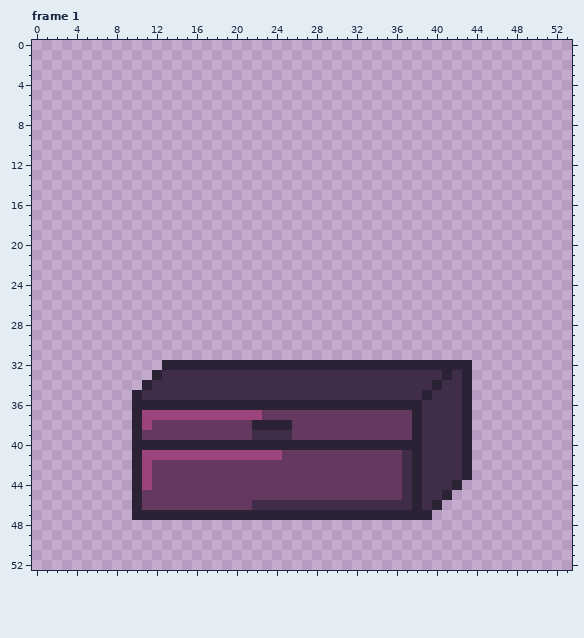
Pixel-art file -- Biogenesis_SNZA/Assets/Sprites/Maps/Props/Taller_khione/cajas.aseprite. The picture above was drawn from the file before the commit.
54x53 pixels, 21 frames. Colours within 5 levels of each other are drawn and written as one. Shown: frame 1. The commit also changed other frames, which this record leaves out.
The same view after the edit:
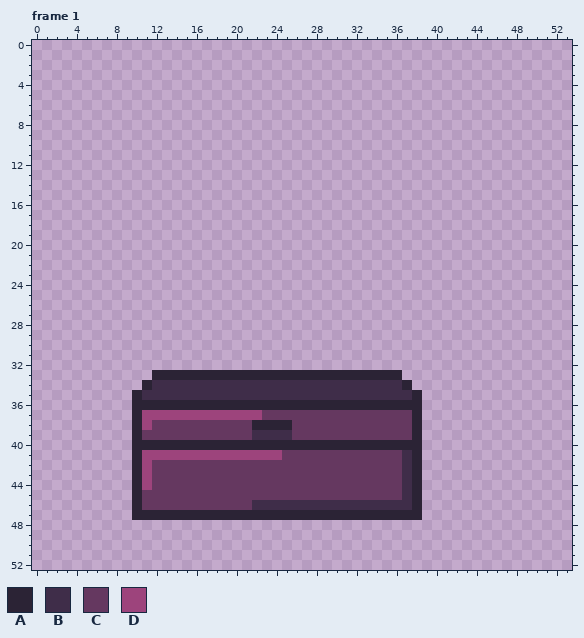
Palette (. is transparent): A #2b2335  B #3f2d49  C #653860  D #9d447c
The exact change:
--- frame 1
@@ x 11..45 @@
 31 ...................................
-32 ..AAAAAAAAAAAAAAAAAAAAAAAAAAAAAAA..
-33 .ABBBBBBBBBBBBBBBBBBBBBBBBBBBBABA..
-34 ABBBBBBBBBBBBBBBBBBBBBBBBBBBBABBA..
-35 BBBBBBBBBBBBBBBBBBBBBBBBBBBBABBBA..
-36 AAAAAAAAAAAAAAAAAAAAAAAAAAAABBBBA..
-37 DDDDDDDDDDDDCCCCCCCCCCCCCCCABBBBA..
-38 DCCCCCCCCCCAAAACCCCCCCCCCCCABBBBA..
-39 CCCCCCCCCCCBBBBCCCCCCCCCCCCABBBBA..
-40 AAAAAAAAAAAAAAAAAAAAAAAAAAAABBBBA..
-41 DDDDDDDDDDDDDDCCCCCCCCCCCCBABBBBA..
-42 DCCCCCCCCCCCCCCCCCCCCCCCCCBABBBBA..
-43 DCCCCCCCCCCCCCCCCCCCCCCCCCBABBBBA..
-44 DCCCCCCCCCCCCCCCCCCCCCCCCCBABBBA...
-45 CCCCCCCCCCCCCCCCCCCCCCCCCCBABBA....
-46 CCCCCCCCCCCBBBBBBBBBBBBBBBBABA.....
-47 AAAAAAAAAAAAAAAAAAAAAAAAAAAAA......
+32 ...................................
+33 .AAAAAAAAAAAAAAAAAAAAAAAAA.........
+34 ABBBBBBBBBBBBBBBBBBBBBBBBBA........
+35 BBBBBBBBBBBBBBBBBBBBBBBBBBBA.......
+36 AAAAAAAAAAAAAAAAAAAAAAAAAAAA.......
+37 DDDDDDDDDDDDCCCCCCCCCCCCCCCA.......
+38 DCCCCCCCCCCAAAACCCCCCCCCCCCA.......
+39 CCCCCCCCCCCBBBBCCCCCCCCCCCCA.......
+40 AAAAAAAAAAAAAAAAAAAAAAAAAAAA.......
+41 DDDDDDDDDDDDDDCCCCCCCCCCCCBA.......
+42 DCCCCCCCCCCCCCCCCCCCCCCCCCBA.......
+43 DCCCCCCCCCCCCCCCCCCCCCCCCCBA.......
+44 DCCCCCCCCCCCCCCCCCCCCCCCCCBA.......
+45 CCCCCCCCCCCCCCCCCCCCCCCCCCBA.......
+46 CCCCCCCCCCCBBBBBBBBBBBBBBBBA.......
+47 AAAAAAAAAAAAAAAAAAAAAAAAAAAA.......
 48 ...................................
Where, in picture pixels (left, top, right, bottom), the same in both pictures:
changed: (162, 360, 472, 520)
